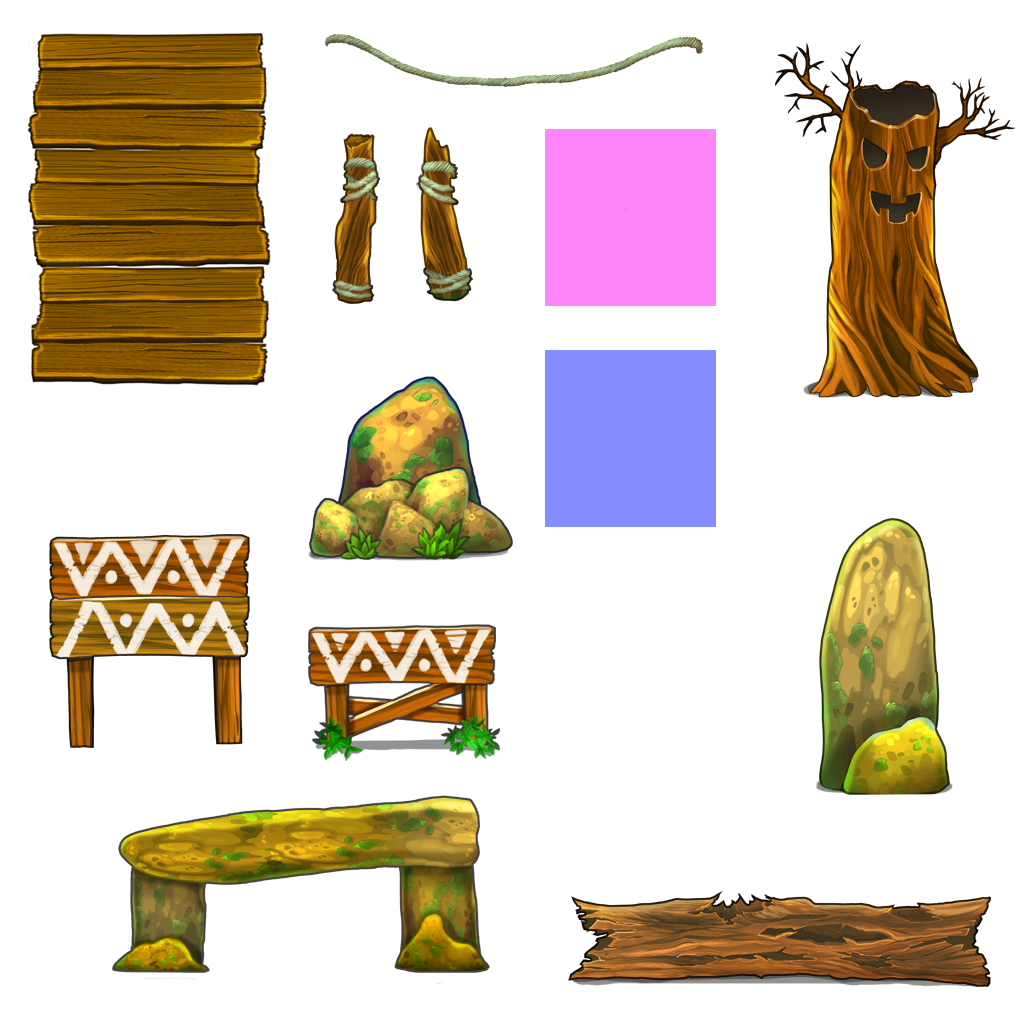
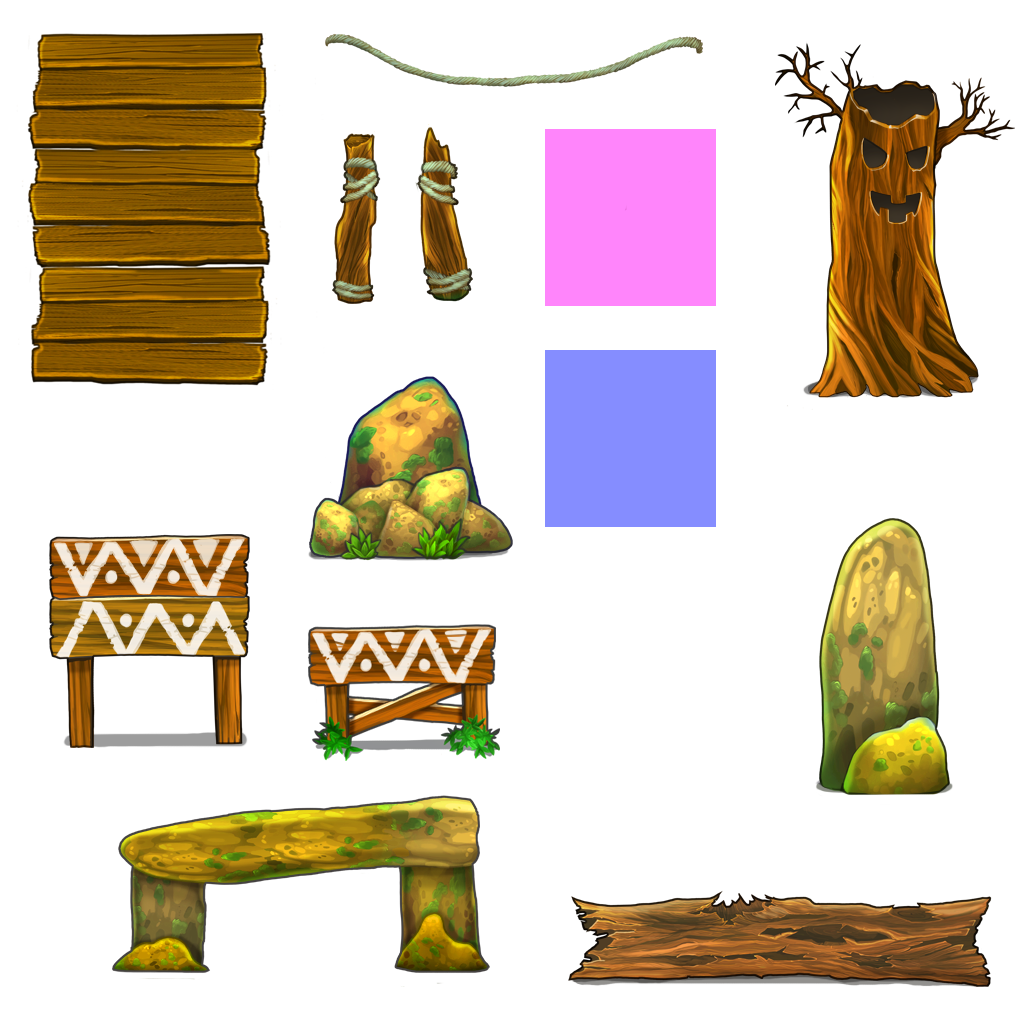
Layers edited between the first and the second 1024x1024 image:
moved "Group 4" above "Layer 34", painted on it over [63, 732, 248, 748]
"Layer 34": opacity 100% → 43%, blend multiply → normal, painted on it over [63, 732, 248, 748]
